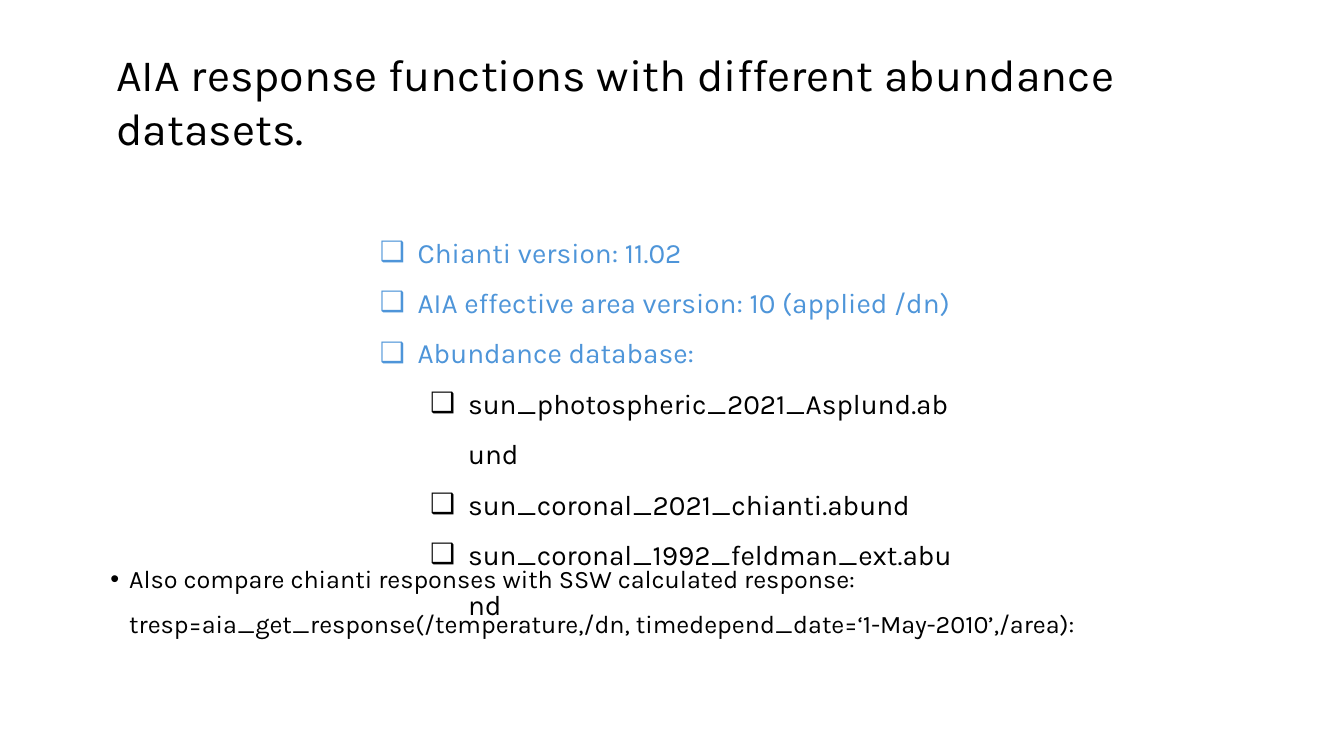
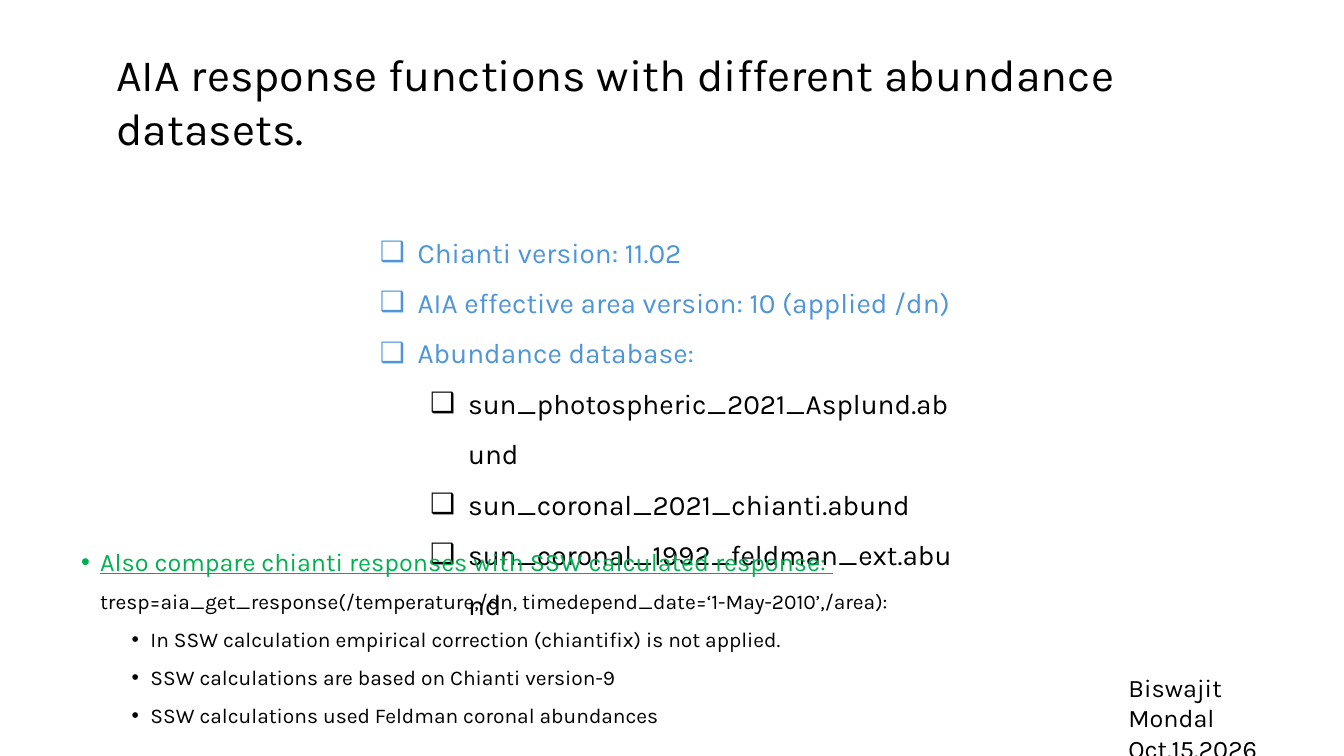
Before and after one commit to biswajitmb/Chianti_AIA_response, a slide deck: slide 1 of AIA_response_functions.pptx. Drawn at 1344x756 pixels with LibreOffice and Linux fonts; fonts in the diff are those of the drawing. Boxes give left, top, right and bottom in pixels: in the first picture for what was removed or moved away, otherwise in the second. Text is boxed around its words. In the diff, an @@ line names an element or a change of style, - is before the commit and + after.

Commit message:
added degradation corrected responses for ISWAT AR

```diff
--- a/AIA_response_functions.pptx
+++ b/AIA_response_functions.pptx
@@ text "Also compare chianti responses with ...": place and size @@
-text "Also compare chianti responses with ..." at (129,570,1075,639)
+text "Also compare chianti responses with ..." at (100,548,887,724)
@@ text at (100,548,887,615): size 18 to 15 pt in "tresp=aia_get_response(/temperature,/dn, timedepend_date=‘1- ..."; text colour #000000 to #00B050, underline on in "Also compare chianti responses with SSW calculated ..." @@
@@ text at (150,632,780,724): paragraphs added @@
+  • In SSW calculation empirical correction (chiantifix) is not applied.
+  • SSW calculations are based on Chianti version-9
+  • SSW calculations used Feldman coronal abundances
@@ text added at (1128,679,1221,728), 18 pt, text #000000 @@
+Biswajit Mondal
+Oct.15.2026
```
Also in this commit, not shown: 7 other slides changed, 13 other files.
